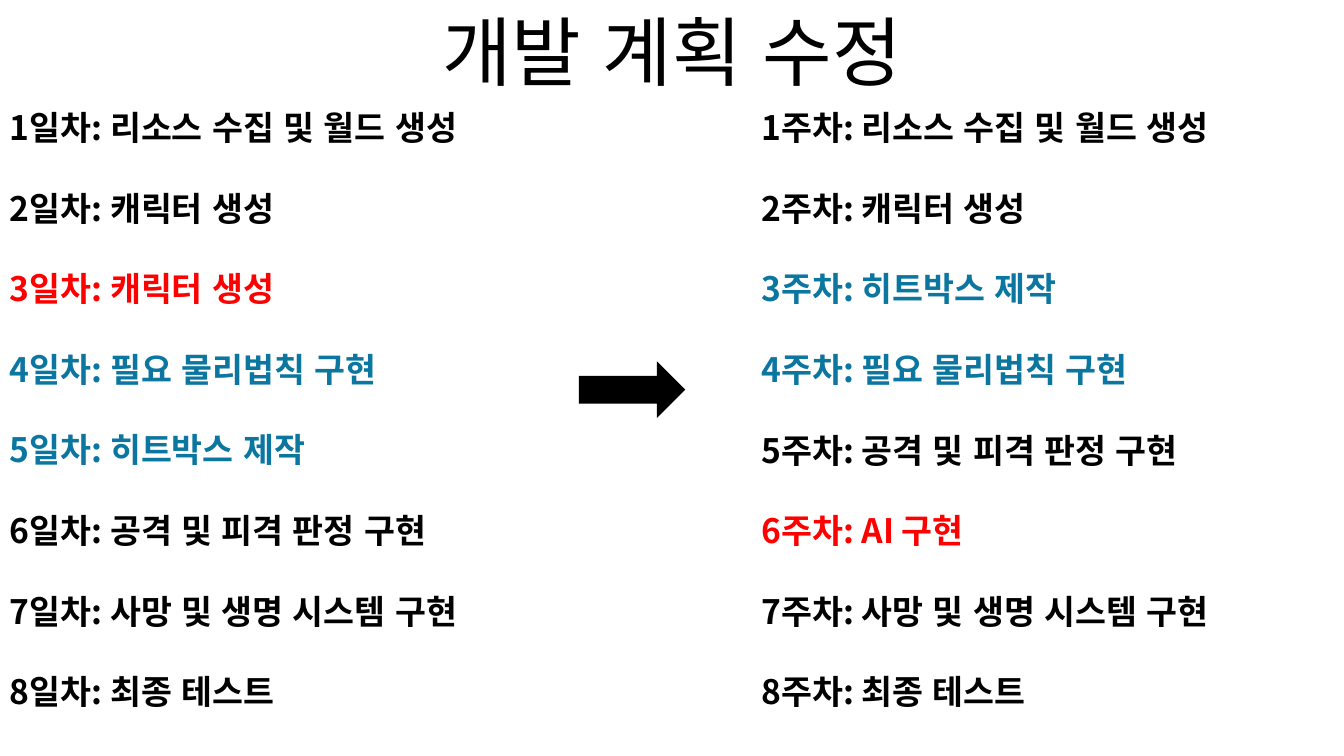
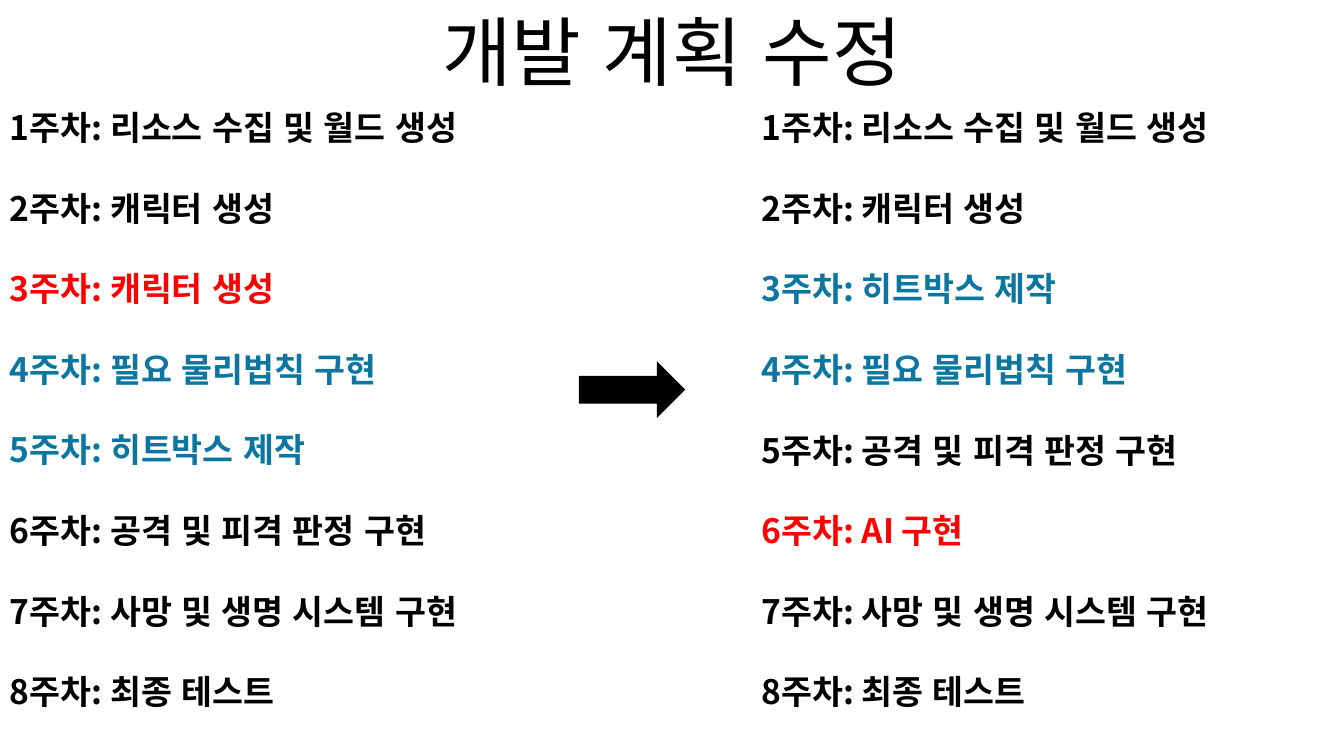
Before and after one commit to lhs020208/2DGP-Project, a slide deck: slide 2 of 2차발표 PPT.pptx. Drawn at 1344x756 pixels with LibreOffice and Linux fonts; fonts in the diff are those of the drawing. Boxes give left, top, right and bottom in pixels: in the first picture for what was removed or moved away, otherwise in the second. Text is boxed around its words. In the diff, an @@ line names an element or a change of style, - is before the commit and + after.

```diff
--- a/2차발표 PPT.pptx
+++ b/2차발표 PPT.pptx
@@ text at box(10, 111, 457, 707): text changed @@
-1일차: 리소스 수집 및 월드 생성
-2일차: 캐릭터 생성
-3일차: 캐릭터 생성
-4일차: 필요 물리법칙 구현
-5일차: 히트박스 제작
-6일차: 공격 및 피격 판정 구현
-7일차: 사망 및 생명 시스템 구현
-8일차: 최종 테스트
+1주차: 리소스 수집 및 월드 생성
+2주차: 캐릭터 생성
+3주차: 캐릭터 생성
+4주차: 필요 물리법칙 구현
+5주차: 히트박스 제작
+6주차: 공격 및 피격 판정 구현
+7주차: 사망 및 생명 시스템 구현
+8주차: 최종 테스트
```
Also in this commit, not shown: 1 other file.
